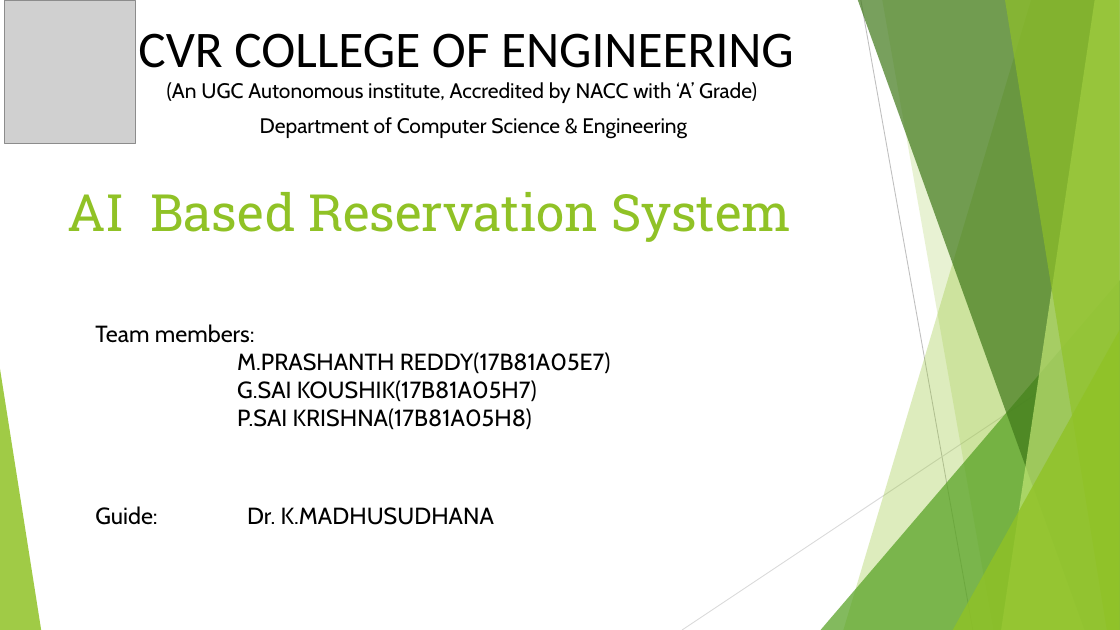
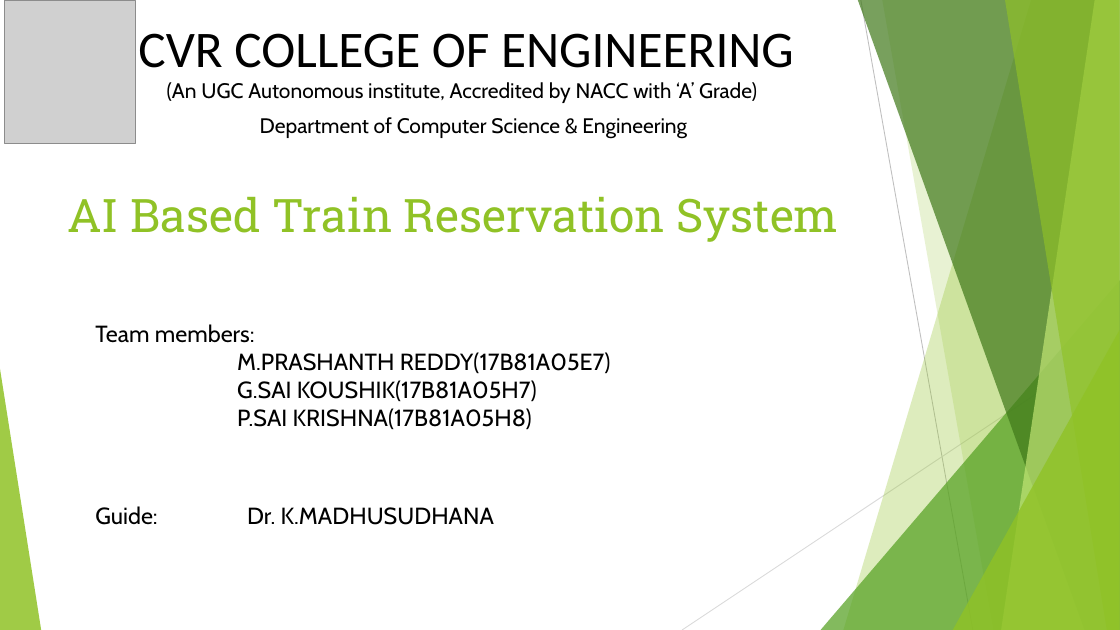
Before and after one commit to pskr0/Railticket, a slide deck: slide 1 of static/files/ppt.pptx. Drawn at 1120x630 pixels with LibreOffice and Linux fonts; fonts in the diff are those of the drawing; grey boxes stand for pictures. Boxes give left, top, right and bottom in pixels: in the first picture for what was removed or moved away, otherwise in the second. Text is boxed around its words. In the diff, an @@ line names an element or a change of style, - is before the commit and + after.

```diff
--- a/static/files/ppt.pptx
+++ b/static/files/ppt.pptx
@@ title at box(67, 196, 838, 242): text changed; size 44 to 39.6 pt @@
-AI Based Reservation System
+AI Based Train Reservation System
```
Also in this commit, not shown: 7 other slides changed, 1 other file.
